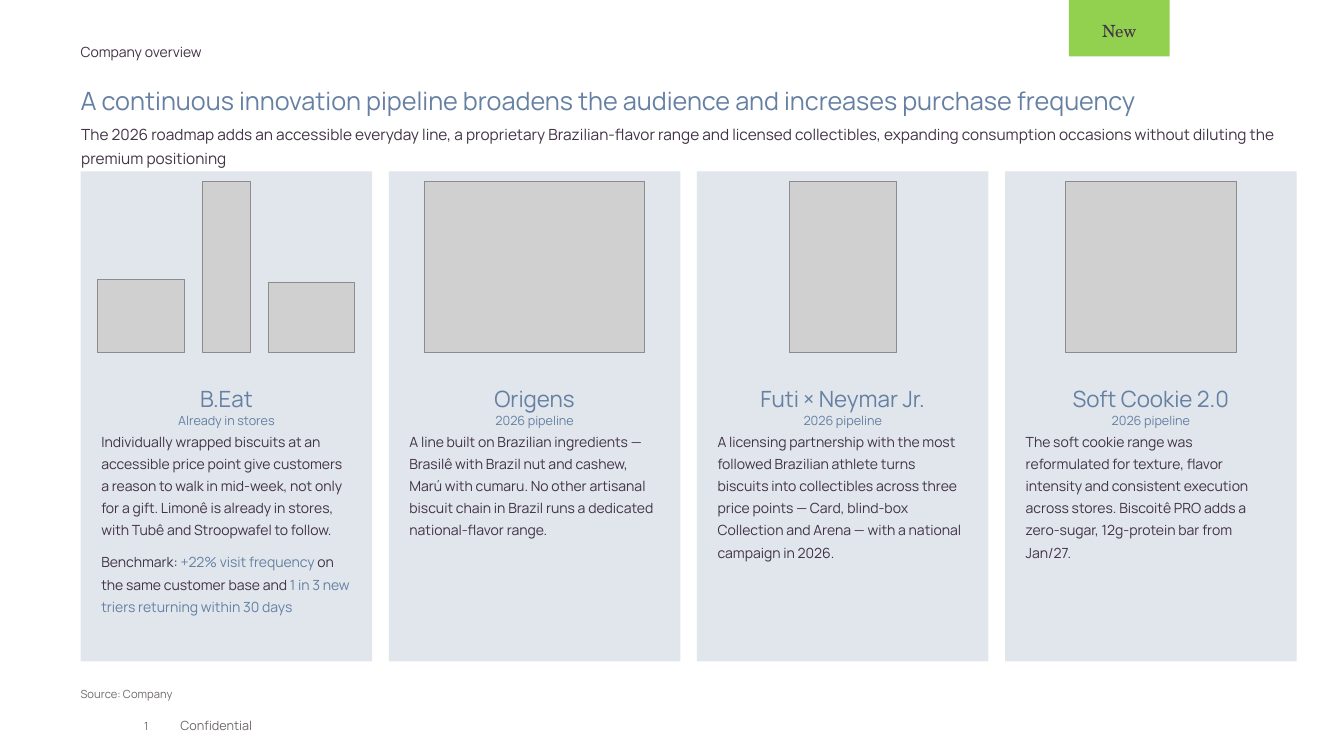
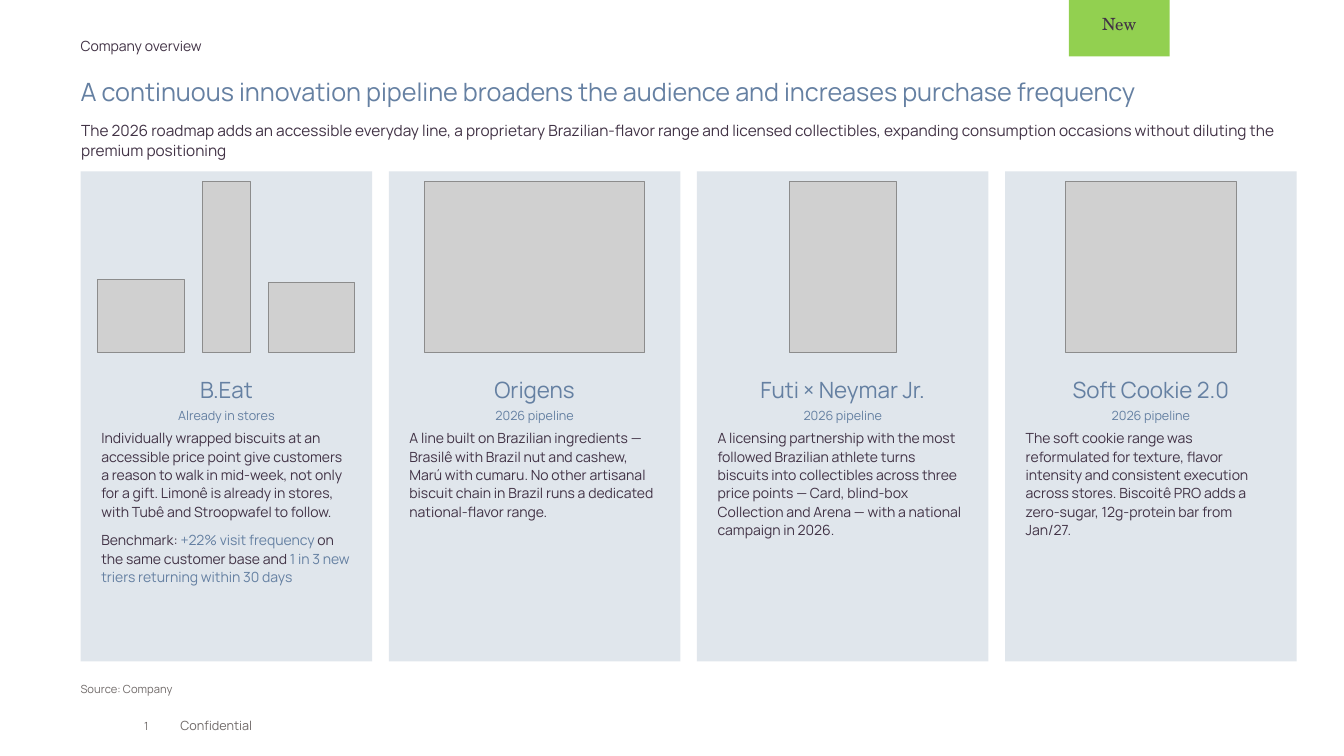
Before and after one commit to pedroigcpartners/IM, a slide deck: slide 1 of Biscoite_Slide_Innovations_EN_v2.pptx. Drawn at 1344x756 pixels with LibreOffice and Linux fonts; fonts in the diff are those of the drawing; grey boxes stand for pictures; background and template pictures are left out. Boxes give left, top, right and bottom in pixels: in the first picture for what was removed or moved away, otherwise in the second. Text is boxed around its words. In the diff, an @@ line names an element or a change of style, - is before the commit and + after.

```diff
--- a/Biscoite_Slide_Innovations_EN_v2.pptx
+++ b/Biscoite_Slide_Innovations_EN_v2.pptx
@@ line spacing 1.32 to 1 in 12 elements at (200, 382, 253, 398), (178, 411, 274, 423), (494, 381, 574, 404), (495, 411, 574, 423), (760, 382, 925, 404), (804, 411, 882, 423), (1073, 381, 1229, 398), (1112, 411, 1190, 423), (81, 40, 202, 55), (81, 82, 1135, 107), (81, 685, 172, 696), (1102, 18, 1136, 30) @@
@@ line spacing 1.32 to 1.1 in 5 elements at (101, 432, 350, 586), (409, 432, 653, 521), (718, 432, 961, 539), (1026, 432, 1248, 535), (81, 124, 1274, 160) @@
```
Also in this commit, not shown: 2 other files.
